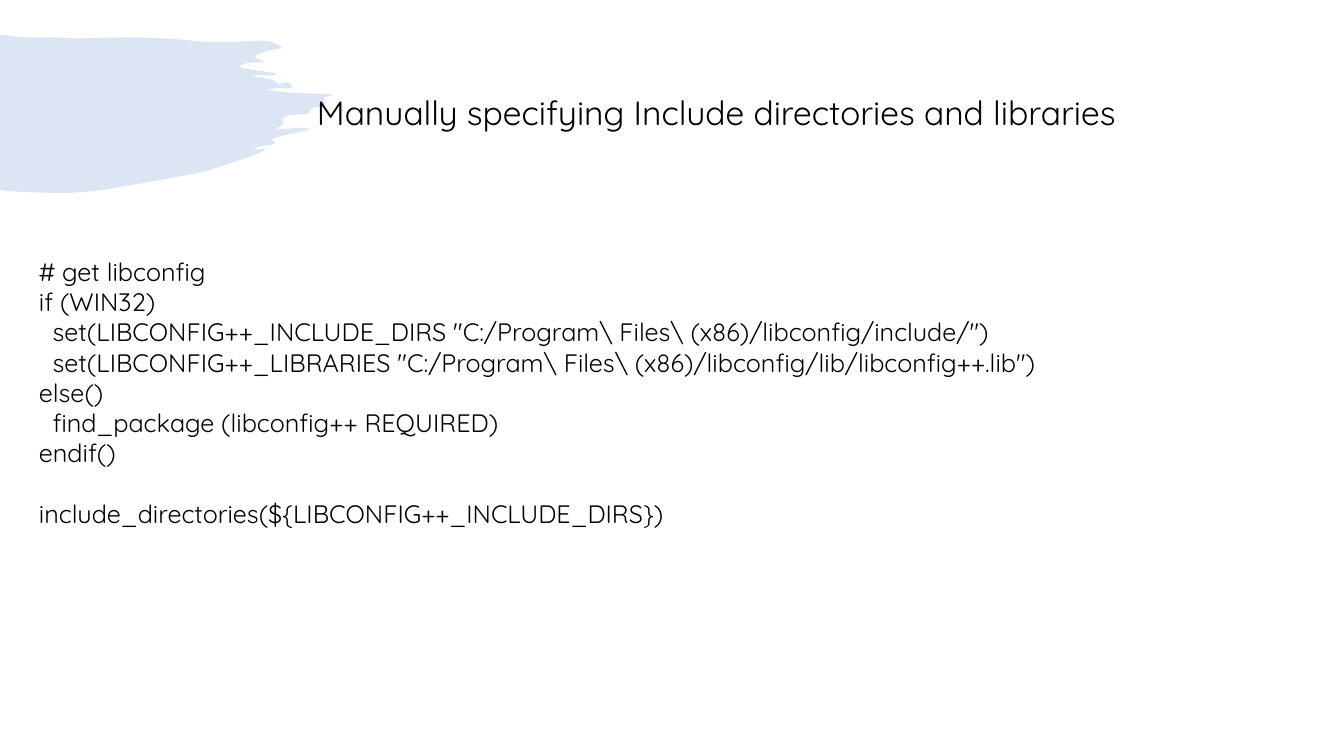
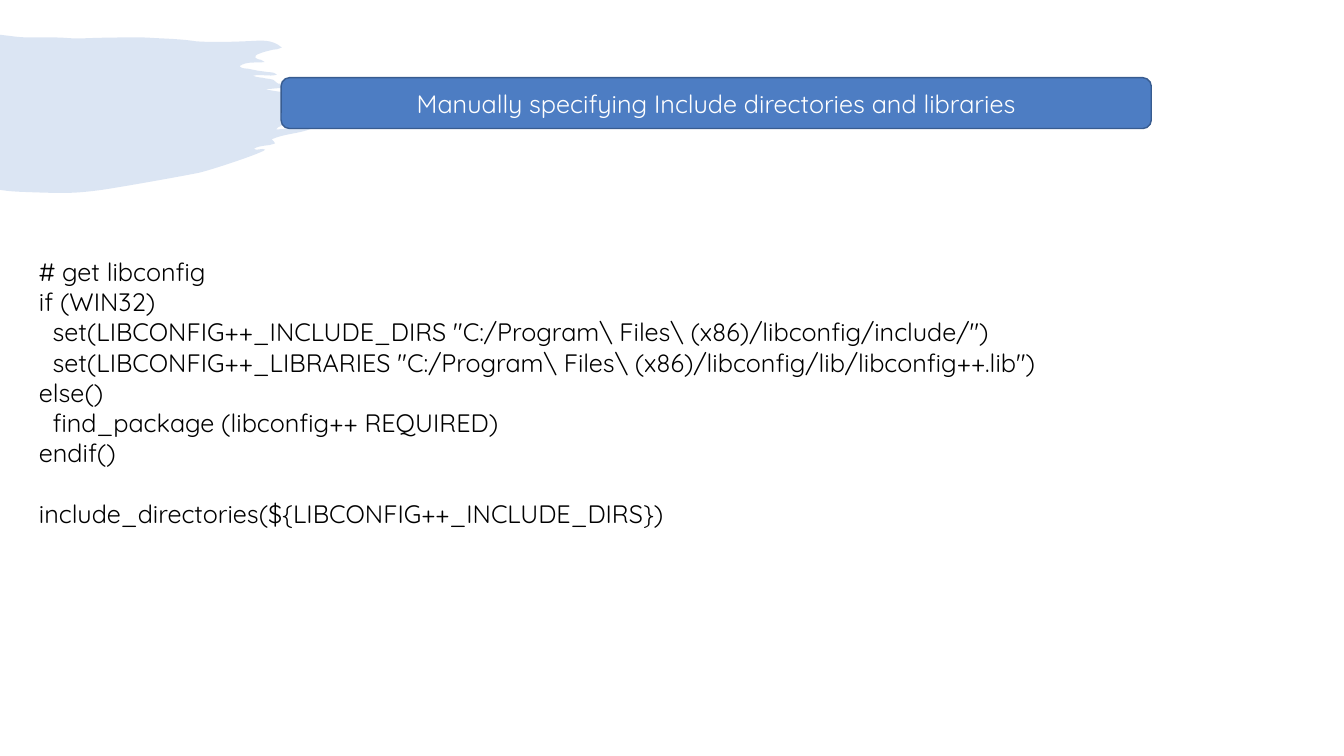
Before and after one commit to girishlande/cmake, a slide deck: slide 14 of learnings.pptx. Drawn at 1344x756 pixels with LibreOffice and Linux fonts; fonts in the diff are those of the drawing. Boxes give left, top, right and bottom in pixels: in the first picture for what was removed or moved away, otherwise in the second. Text is boxed around its words. In the diff, an @@ line names an element or a change of style, - is before the commit and + after.

```diff
--- a/learnings.pptx
+++ b/learnings.pptx
@@ rounded rectangle "Manually specifying Include directories and ...": place and size @@
-rounded rectangle "Manually specifying Include directories and ..." at box(317, 100, 1115, 132)
+rounded rectangle "Manually specifying Include directories and ..." at box(281, 78, 1151, 128)
@@ rounded rectangle "Manually specifying Include directories and ..." at box(281, 78, 1151, 128): size 24 to 18 pt, text colour #000000 to #FFFFFF; alignment left to centre; vertical alignment top to middle; fill none to #4D7DC3; outline none to #395C90 1 pt @@
```
Also in this commit, not shown: 18 other slides changed, 2 other files.
